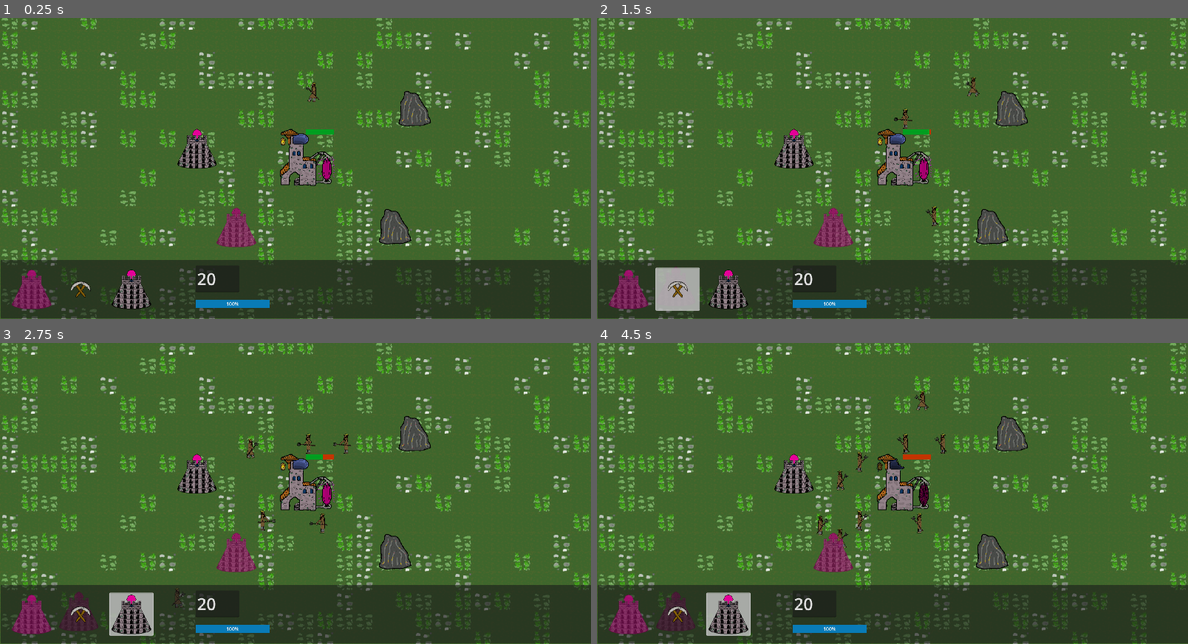
Above: before the commit, frames 1-4 (two rows, left to right).
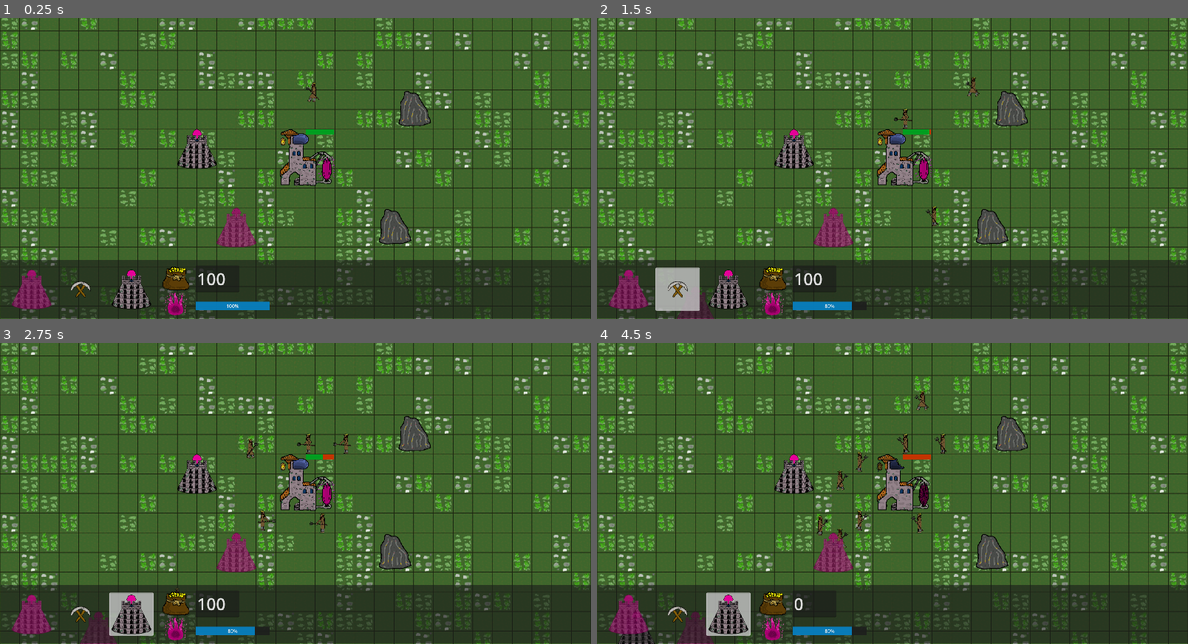
Above: after the commit, the same moments.

Repository: jaroslav2324/ludum_dare_54
Game: Godot game, scene res://scenes/main_scene.tscn
Two runs of this game, one before a commit and one after it. Both use one fixed random seed, a clock stepped at 60 frames per second and the inputs below.
Inputs (mouse positions are in pixels of both pictures, inside the frame that each line leads up to):
- Up to frame 1 (0.25 s): no input
- Up to frame 2 (1.5 s): click (626, 288) at 0.5 s; click (679, 288) at 1.25 s
- Up to frame 3 (2.75 s): click (130, 613) at 2 s
- Up to frame 4 (4.5 s): click (626, 613) at 2.75 s; click (679, 613) at 3.5 s; click (727, 613) at 4.25 s

The runs differ from the first frame. In frame 1, 7.8% of the frame differs, in the area x 0-100%, y 0-100%; in frame 2, 7.9%; in frame 3, 8.3%; in frame 4, 8.5%.

Commit message:
add usable coins and manna

Diff:
--- a/scenes/game.gd
+++ b/scenes/game.gd
@@ -8,8 +8,11 @@
 
 signal currency(coins, manna)
 
-var beginCoins = 20
+var beginCoins = 100
 var beginManna = 100
+var magicTowersPrice = 20
+var realTowerPrice = 100
+var karkaPrice = 10
 
 var coins = beginCoins
 var manna = beginManna
@@ -17,6 +20,7 @@
 var magicTowerCanSpawn = false
 var realTowerCanSpawn = false
 var magicTower = preload("res://scenes/tower_magic.tscn")
+var realTower = preload("res://scenes/tower.tscn")
 
 # Called when the node enters the scene tree for the first time.
 func _ready():
@@ -32,9 +36,10 @@
 	emit_signal("currency", coins, manna)
 	$icons.position = get_global_mouse_position()
 
-	if magicTowerCanSpawn and Input.is_action_just_pressed("left"):
+	if magicTowerCanSpawn and Input.is_action_just_pressed("left") and manna >= magicTowersPrice:
 		magicTowerSpawn(get_global_mouse_position())
-	pass
+	if realTowerCanSpawn and Input.is_action_just_pressed("left") and coins >= realTowerPrice:
+		realTowerSpawn(get_global_mouse_position())
 
 func _on_spell_mine_stone_btn_pressed_sig():
 	spell_mine_stone_btn_pressed = true
@@ -51,7 +56,15 @@
 func magicTowerSpawn(pos):
 	print("try spawn magic tower")
 	var instance = magicTower.instantiate()
-	instance.position = Vector2(floor(pos.x/64)*64, floor(pos.y/64)*64)
+	instance.position = Vector2(floor(pos.x/64+1)*64, floor(pos.y/64 + 1)*64)
 	print("position ",instance.position)
 	add_child(instance)
-	pass
+	manna -= magicTowersPrice
+
+func realTowerSpawn(pos):
+	print("try spawn real tower")
+	var instance = realTower.instantiate()
+	instance.position = Vector2(floor(pos.x/64+1)*64, floor(pos.y/64 + 1)*64)
+	print("position ",instance.position)
+	add_child(instance)
+	coins -= realTowerPrice
--- a/scenes/interface.tscn
+++ b/scenes/interface.tscn
@@ -1,9 +1,11 @@
-[gd_scene load_steps=16 format=3 uid="uid://dq0fe07aj438b"]
+[gd_scene load_steps=18 format=3 uid="uid://dq0fe07aj438b"]
 
 [ext_resource type="Script" path="res://scenes/interface.gd" id="1_hyo4u"]
 [ext_resource type="Texture2D" uid="uid://cxw3j5o6vaq5g" path="res://textures/tower_magic/magikTowerFire.png" id="2_1eteg"]
 [ext_resource type="Texture2D" uid="uid://c68hj7010dq6g" path="res://textures/tower/towerFire.png" id="3_077i8"]
 [ext_resource type="Texture2D" uid="uid://3jhp681vjk8c" path="res://textures/magic/pixIcon.png" id="3_sg4qo"]
+[ext_resource type="Texture2D" uid="uid://bfs6f0tkr5t4x" path="res://textures/icons/mana_fire.png" id="5_2xvcs"]
+[ext_resource type="Texture2D" uid="uid://ceuyotqvaact" path="res://textures/icons/coin_bag.png" id="6_h8pkq"]
 
 [sub_resource type="StyleBoxFlat" id="StyleBoxFlat_bdrxc"]
 bg_color = Color(0.247059, 0.6, 0.6, 0.784314)
@@ -113,12 +115,28 @@
 [node name="ProgressBar" type="ProgressBar" parent="Panel"]
 layout_mode = 0
 offset_left = 634.0
-offset_top = 129.0
+offset_top = 136.0
 offset_right = 874.0
-offset_bottom = 156.0
+offset_bottom = 163.0
 theme_override_styles/background = SubResource("StyleBoxFlat_m6g6t")
 theme_override_styles/fill = SubResource("StyleBoxFlat_2r32a")
 value = 20.0
+
+[node name="mannaIcon" type="TextureRect" parent="Panel"]
+layout_mode = 0
+offset_left = 527.0
+offset_top = 104.0
+offset_right = 608.0
+offset_bottom = 185.0
+texture = ExtResource("5_2xvcs")
+
+[node name="coinsIcon" type="TextureRect" parent="Panel"]
+layout_mode = 0
+offset_left = 503.0
+offset_top = -4.0
+offset_right = 631.0
+offset_bottom = 124.0
+texture = ExtResource("6_h8pkq")
 
 [connection signal="toggled" from="Panel/magicTower" to="." method="_on_magic_tower_toggled"]
 [connection signal="button_down" from="Panel/mine" to="." method="_on_mine_button_down"]
--- a/scenes/main_scene.gd
+++ b/scenes/main_scene.gd
@@ -34,5 +34,7 @@
 func _on_interface_tower_toggled(buttonPresed):
 	if buttonPresed:
 		get_node("game/icons/towerIcon").visible = true
+		get_node("game").realTowerCanSpawn = true
 	if !buttonPresed:
 		get_node("game/icons/towerIcon").visible = false
+		get_node("game").realTowerCanSpawn = false
--- a/scenes/stone.gd
+++ b/scenes/stone.gd
@@ -3,7 +3,6 @@
 var is_mouse_hovered = false
 var spell_cast_btn_pressed = false
 #var interfaceMineButton = false
-
 
 
 # Called when the node enters the scene tree for the first time.
@@ -19,8 +18,6 @@
 
 # Called every frame. 'delta' is the elapsed time since the previous frame.
 func _process(delta):
-	if Input.is_action_just_pressed("left"):
-		print("spell_cast_btn_pressed ", spell_cast_btn_pressed)
 	if Input.is_action_just_pressed("left") and is_mouse_hovered and spell_cast_btn_pressed:
 		print("stone mine started")
 		spell_cast_btn_pressed = false
Binary file added: textures/icons/coin_bag.png
Not shown, added: textures/icons/coin_bag.png.import
Binary file added: textures/icons/mana_fire.png
Not shown, added: textures/icons/mana_fire.png.import
Binary file changed: textures/tiles/grassTiles.png
